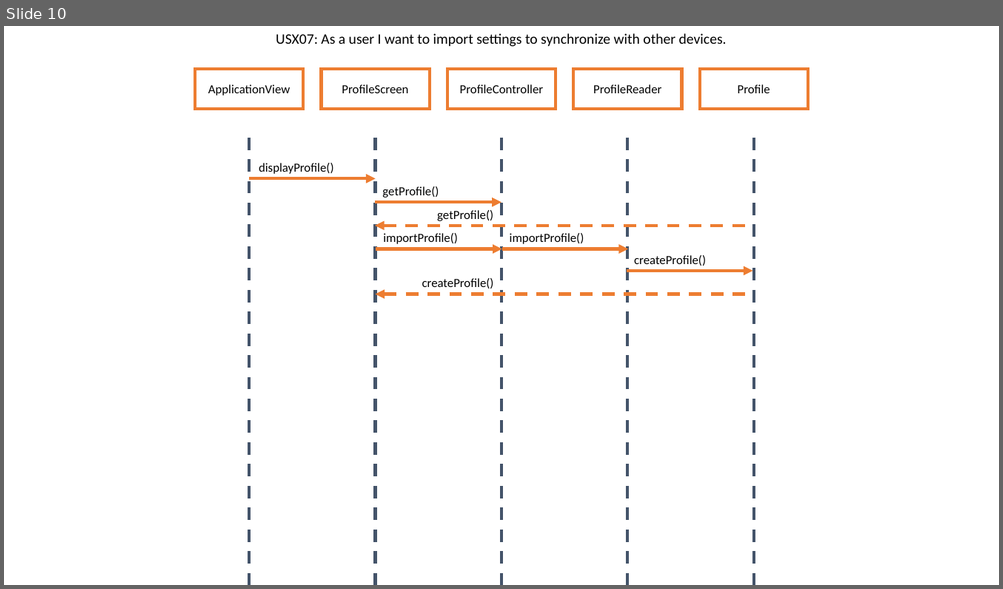
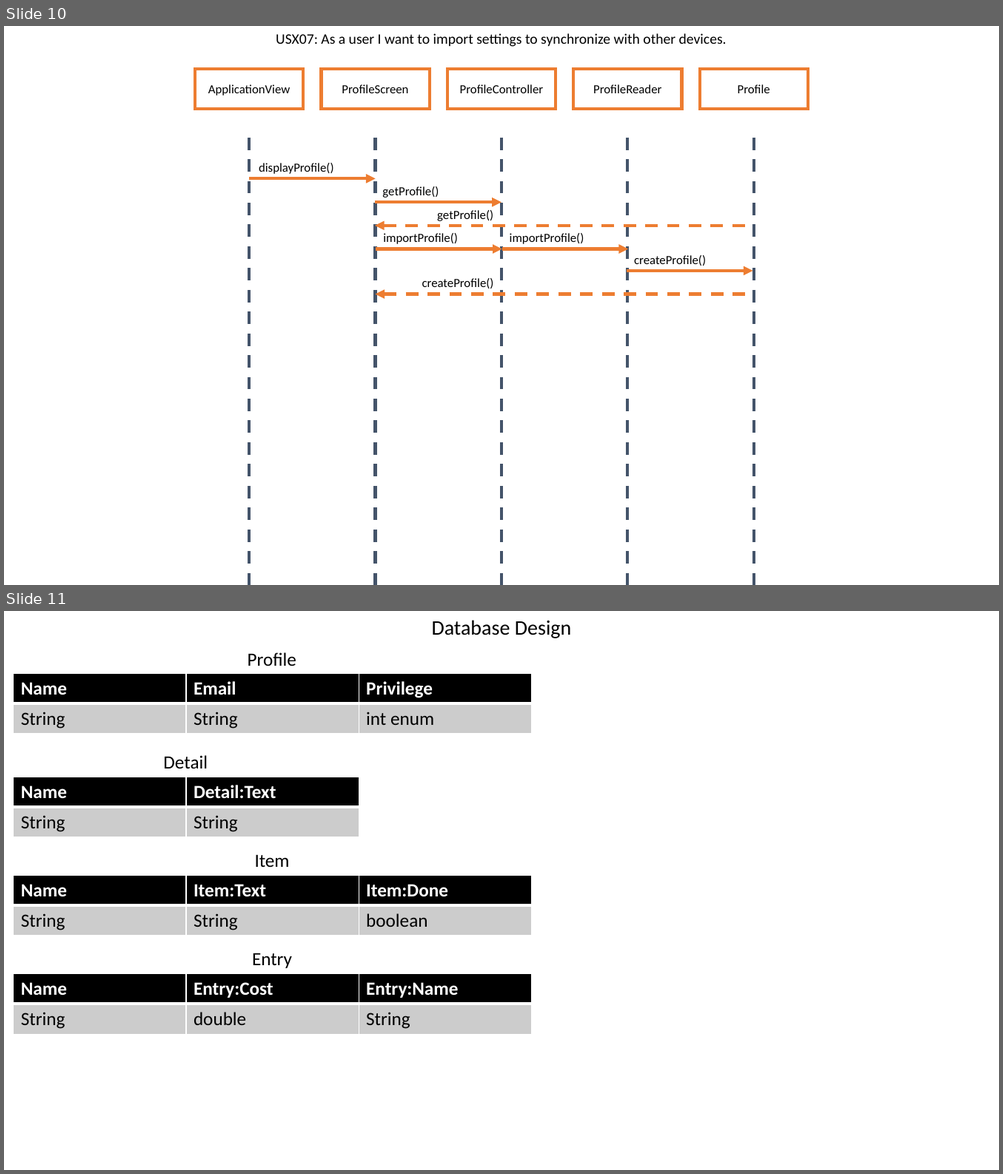
Before and after one commit to dgreen29/Creative-Tech-Brains, a slide deck: documentation/AppDesign.pptx. Shown one above the other, each under a label of ours: slide 10 before the commit, slides 10 and 11 after it. The pictures are 1003x589 and 1003x1174 pixels, drawn with LibreOffice and Linux fonts; fonts in the diff are those of the drawing. Boxes give left, top, right and bottom in pixels: in the first picture for what was removed or moved away, otherwise in the second. Text is boxed around its words. In the diff, an @@ line names an element or a change of style, - is before the commit and + after.

```diff
--- a/documentation/AppDesign.pptx
+++ b/documentation/AppDesign.pptx
@@ slide 11 added at [4,611,999,1170], background #FFFFFF @@
@@ text added at [432,620,571,638], 20 pt, text #000000 @@
+Database Design
@@ text added at [247,652,296,666], 18 pt, text #000000 @@
+Profile
@@ table added at [14,674,531,733], 2 rows, 3 columns @@
+Name | Email | Privilege
+String | String | int enum
@@ text added at [163,755,208,769], 18 pt, text #000000 @@
+Detail
@@ table added at [14,777,358,837], 2 rows, 2 columns @@
+Name | Detail:Text
+String | String
@@ text added at [255,854,290,867], 18 pt, text #000000 @@
+Item
@@ table added at [14,875,531,936], 2 rows, 3 columns @@
+Name | Item:Text | Item:Done
+String | String | boolean
@@ text added at [252,953,292,968], 18 pt, text #000000 @@
+Entry
@@ table added at [14,974,531,1034], 2 rows, 3 columns @@
+Name | Entry:Cost | Entry:Name
+String | double | String
```
Also in this commit, not shown: 10 other files.
